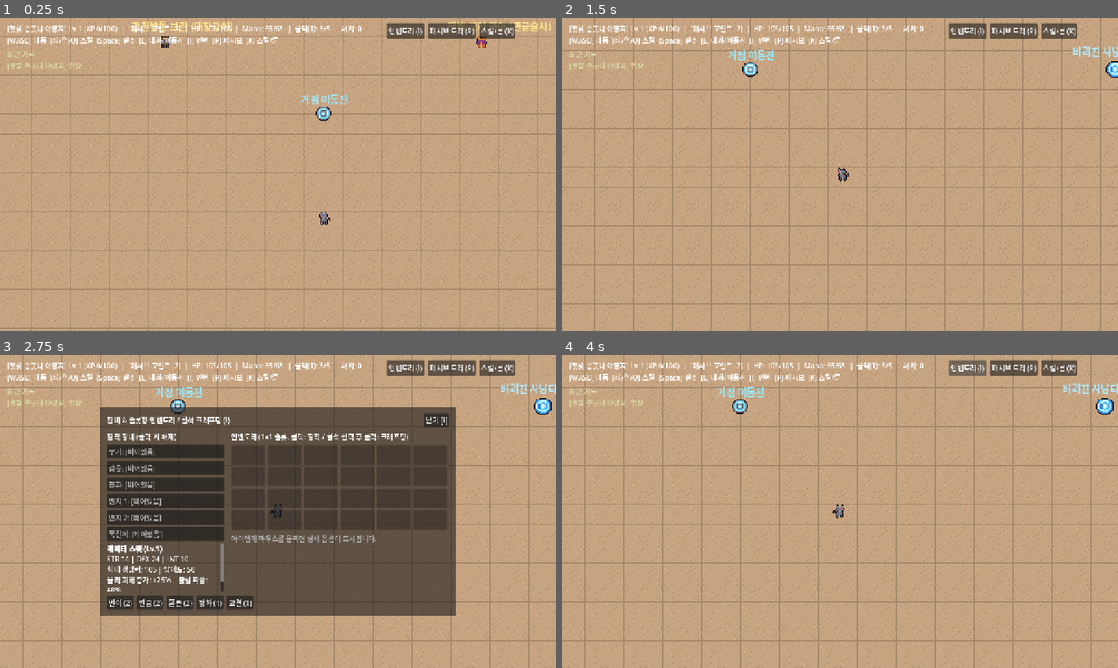
Above: before the commit, frames 1-4 (two rows, left to right).
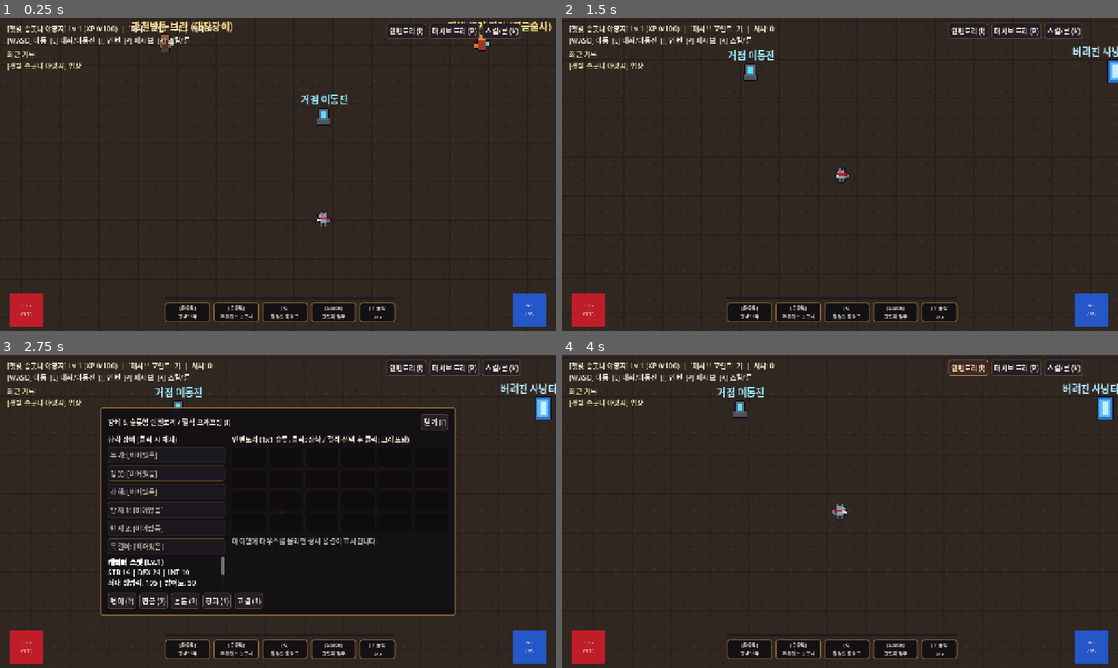
Above: after the commit, the same moments.

Repository: PigPenguinMan/HSG
Game: Godot game, scene res://scenes/Arena.tscn
Two runs of this game, one before a commit and one after it. Both use one fixed random seed, a clock stepped at 60 frames per second and the inputs below.
Inputs (mouse positions are in pixels of both pictures, inside the frame that each line leads up to):
- Up to frame 1 (0.25 s): no input
- Up to frame 2 (1.5 s): tap Enter at 0.5 s; move the mouse to (962, 158) at 0.52 s; hold D (move_right) 0.53-1.25 s; hold Q 0.53-1.25 s; click (962, 158) at 0.67 s; drag from (728, 190) to (762, 71) at 1.27 s
- Up to frame 3 (2.75 s): move the mouse to (333, 442) at 2.02 s; hold D (move_right) from 2.03 s (still down); tap I at 2.1 s; click (333, 442) at 2.17 s
- Up to frame 4 (4 s): release D (move_right) at 2.75 s; drag from (812, 574) to (1106, 408) at 2.77 s; click "인벤토리 (I)" at 3.5 s

The runs differ from the first frame. In frame 1, 100% of the frame differs, in the area x 0-100%, y 0-100%; in frame 2, 100%; in frame 3, 95%; in frame 4, 100%.

Commit message:
feat(art,ui): upgrade to 32x32/48x48 animated pixel sprites and PoE1 dark-fantasy orb HUD

Diff:
--- a/src/actors/boss_brun.gd
+++ b/src/actors/boss_brun.gd
@@ -24,7 +24,7 @@
 	xp_reward = 300
 	knockback_resist = 0.85
 	sprite_path = "res://assets/sprites/boss_brun.png"
-	sprite_scale = 1.4
+	sprite_scale = 1.1
 	base_color = Color(0.55, 0.14, 0.18)
 
 
--- a/src/actors/enemy.gd
+++ b/src/actors/enemy.gd
@@ -17,7 +17,7 @@
 var body_size: float = 18.0
 var base_color: Color = Color(0.65, 0.22, 0.22)
 var sprite_path: String = "res://assets/sprites/enemy_feral.png"
-var sprite_scale: float = 1.1
+var sprite_scale: float = 1.0
 var knockback_resist: float = 0.0
 
 var bleed_dps: float = 0.0
@@ -31,6 +31,7 @@
 var _hp_bar: ColorRect
 var _flash_timer: float = 0.0
 var _knockback_vel: Vector2 = Vector2.ZERO
+var _anim_timer: float = 0.0
 
 
 func _ready() -> void:
@@ -54,6 +55,7 @@
 
 	_visual = Sprite2D.new()
 	_visual.texture = load(sprite_path)
+	_visual.hframes = 2
 	_visual.scale = Vector2(sprite_scale, sprite_scale)
 	add_child(_visual)
 
@@ -75,7 +77,7 @@
 		xp_reward = 90
 		knockback_resist = 0.5
 		sprite_path = "res://assets/sprites/enemy_rare.png"
-		sprite_scale = 1.2
+		sprite_scale = 1.05
 		base_color = Color(0.85, 0.65, 0.15)
 
 
@@ -84,6 +86,13 @@
 		_flash_timer -= delta
 		if _flash_timer <= 0.0:
 			_visual.modulate = Color.WHITE
+
+	_anim_timer += delta
+	if _anim_timer >= 0.22:
+		_anim_timer = 0.0
+		_visual.frame = 1 - _visual.frame
+	if absf(velocity.x) > 5.0:
+		_visual.flip_h = velocity.x < 0.0
 
 	_knockback_vel = _knockback_vel.move_toward(Vector2.ZERO, 950.0 * delta)
 
--- a/src/actors/enemy_projectile.gd
+++ b/src/actors/enemy_projectile.gd
@@ -17,10 +17,9 @@
 	col.shape = circle
 	add_child(col)
 
-	var vis := ColorRect.new()
-	vis.size = Vector2(12, 12)
-	vis.position = Vector2(-6, -6)
-	vis.color = Color(0.95, 0.18, 0.22)
+	var vis := Sprite2D.new()
+	vis.texture = load("res://assets/sprites/proj_blood.png")
+	vis.rotation = direction.angle()
 	add_child(vis)
 
 	body_entered.connect(_on_body_entered)
--- a/src/actors/player.gd
+++ b/src/actors/player.gd
@@ -59,6 +59,7 @@
 var _hitstop_active: bool = false
 var _hurt_flash_timer: float = 0.0
 var _dash_hit_ids: Dictionary = {}
+var _anim_timer: float = 0.0
 
 var skills_db: Dictionary = {}
 var runes_db: Dictionary = {}
@@ -254,9 +255,17 @@
 	velocity = input_dir * move_speed
 	move_and_slide()
 
+	if _body_node is Sprite2D:
+		var spr := _body_node as Sprite2D
+		_anim_timer += delta
+		var interval := 0.16 if input_dir != Vector2.ZERO else 0.42
+		if _anim_timer >= interval:
+			_anim_timer = 0.0
+			spr.frame = 1 - spr.frame
+
 	var mouse_dir := (get_global_mouse_position() - global_position).normalized()
 	if mouse_dir.x != 0.0:
-		_body_node.scale.x = 1.2 if mouse_dir.x >= 0.0 else -1.2
+		_body_node.scale.x = 1.0 if mouse_dir.x >= 0.0 else -1.0
 
 	if Input.is_action_just_pressed("skill_dash") and _dash_cd <= 0.0:
 		_dash_dir = mouse_dir if input_dir == Vector2.ZERO else input_dir
@@ -571,6 +580,7 @@
 func _build_wolf_pixel_sprite() -> void:
 	var spr := Sprite2D.new()
 	spr.texture = load("res://assets/sprites/wolf_player.png")
-	spr.scale = Vector2(1.2, 1.2)
+	spr.hframes = 2
+	spr.scale = Vector2(1.0, 1.0)
 	add_child(spr)
 	_body_node = spr
--- a/src/actors/projectile.gd
+++ b/src/actors/projectile.gd
@@ -22,20 +22,8 @@
 	shape.shape = circle
 	add_child(shape)
 
-	var visual := Polygon2D.new()
-	if aoe_radius > 0.0:
-		var pts := PackedVector2Array()
-		for i in range(10):
-			pts.append(Vector2.from_angle(TAU * float(i) / 10.0) * 8.0)
-		visual.polygon = pts
-	else:
-		visual.polygon = PackedVector2Array([
-			Vector2(8, 0),
-			Vector2(-5, -4),
-			Vector2(-3, 0),
-			Vector2(-5, 4),
-		])
-	visual.color = color
+	var visual := Sprite2D.new()
+	visual.texture = load("res://assets/sprites/proj_orb.png" if aoe_radius > 0.0 else "res://assets/sprites/proj_fang.png")
 	visual.rotation = direction.angle()
 	add_child(visual)
 
--- /dev/null
+++ b/src/ui/dark_fantasy_theme.gd
@@ -0,0 +1,42 @@
+class_name DarkFantasyTheme
+extends RefCounted
+
+
+static func build() -> Theme:
+	var t := Theme.new()
+
+	var panel := StyleBoxFlat.new()
+	panel.bg_color = Color(0.07, 0.06, 0.08, 0.94)
+	panel.border_color = Color(0.56, 0.42, 0.22)
+	panel.set_border_width_all(2)
+	panel.set_corner_radius_all(6)
+	t.set_stylebox("panel", "PanelContainer", panel)
+
+	var btn_normal := StyleBoxFlat.new()
+	btn_normal.bg_color = Color(0.14, 0.12, 0.16)
+	btn_normal.border_color = Color(0.42, 0.32, 0.18)
+	btn_normal.set_border_width_all(1)
+	btn_normal.set_corner_radius_all(4)
+	btn_normal.set_content_margin_all(6)
+	t.set_stylebox("normal", "Button", btn_normal)
+
+	var btn_hover := btn_normal.duplicate() as StyleBoxFlat
+	btn_hover.bg_color = Color(0.25, 0.15, 0.17)
+	btn_hover.border_color = Color(0.82, 0.63, 0.30)
+	t.set_stylebox("hover", "Button", btn_hover)
+
+	var btn_pressed := btn_normal.duplicate() as StyleBoxFlat
+	btn_pressed.bg_color = Color(0.09, 0.07, 0.10)
+	btn_pressed.border_color = Color(0.95, 0.75, 0.35)
+	t.set_stylebox("pressed", "Button", btn_pressed)
+
+	var btn_disabled := btn_normal.duplicate() as StyleBoxFlat
+	btn_disabled.bg_color = Color(0.09, 0.08, 0.10, 0.65)
+	btn_disabled.border_color = Color(0.25, 0.20, 0.15, 0.5)
+	t.set_stylebox("disabled", "Button", btn_disabled)
+
+	t.set_color("font_color", "Label", Color(0.92, 0.88, 0.80))
+	t.set_color("font_color", "Button", Color(0.93, 0.88, 0.78))
+	t.set_color("font_hover_color", "Button", Color(1.0, 0.90, 0.55))
+	t.set_color("font_disabled_color", "Button", Color(0.50, 0.46, 0.42))
+	return t
--- a/src/world/arena.gd
+++ b/src/world/arena.gd
@@ -24,6 +24,7 @@
 var _near_waypoint: bool = false
 
 const SkillPanelScript := preload("res://src/ui/skill_panel.gd")
+const DarkFantasyThemeScript := preload("res://src/ui/dark_fantasy_theme.gd")
 
 var _inv_panel: InventoryPanel
 var _tree_panel: PassiveTreePanel
@@ -36,6 +37,14 @@
 var _boss_bar_box: VBoxContainer
 var _boss_hp_bar: ColorRect
 
+var _hp_orb_fill: ColorRect
+var _hp_orb_label: Label
+var _mana_orb_fill: ColorRect
+var _mana_orb_label: Label
+var _xp_bar_fill: ColorRect
+var _flask_badge: Label
+var _skill_bar_labels: Dictionary = {}
+
 
 func _ready() -> void:
 	_item_gen.load_affixes_from_json_file("res://data/affixes.json")
@@ -47,6 +56,7 @@
 	_player = Player.new()
 	_player.stats_changed.connect(_on_player_stats_changed)
 	_player.player_died.connect(_on_player_died)
+	_player.rpg_state_changed.connect(_refresh_skill_bar)
 	add_child(_player)
 
 	_build_ui()
@@ -66,7 +76,11 @@
 
 
 func _build_ui() -> void:
+	var ui_theme := DarkFantasyThemeScript.build()
+	$HUD/MarginContainer.theme = ui_theme
+
 	var btn_bar := HBoxContainer.new()
+	btn_bar.theme = ui_theme
 	btn_bar.anchor_left = 1.0
 	btn_bar.anchor_right = 1.0
 	btn_bar.offset_left = -390
@@ -96,6 +110,7 @@
 
 	# Boss HP bar (top-center)
 	_boss_bar_box = VBoxContainer.new()
+	_boss_bar_box.theme = ui_theme
 	_boss_bar_box.anchor_left = 0.5
 	_boss_bar_box.anchor_right = 0.5
 	_boss_bar_box.offset_left = -180
@@ -120,22 +135,25 @@
 	_boss_hp_bar.color = Color(0.85, 0.16, 0.16)
 	bar_bg.add_child(_boss_hp_bar)
 
-	# Bottom interaction prompt
+	# Bottom interaction prompt (above skill bar)
 	_prompt_label = Label.new()
 	_prompt_label.anchor_left = 0.5
 	_prompt_label.anchor_right = 0.5
 	_prompt_label.anchor_top = 1.0
 	_prompt_label.anchor_bottom = 1.0
-	_prompt_label.offset_left = -200
-	_prompt_label.offset_right = 200
-	_prompt_label.offset_top = -52
-	_prompt_label.offset_bottom = -20
+	_prompt_label.offset_left = -220
+	_prompt_label.offset_right = 220
+	_prompt_label.offset_top = -126
+	_prompt_label.offset_bottom = -96
 	_prompt_label.horizontal_alignment = HORIZONTAL_ALIGNMENT_CENTER
 	_prompt_label.add_theme_color_override("font_color", Color(1.0, 0.9, 0.45))
 	_prompt_label.visible = false
 	hud_layer.add_child(_prompt_label)
 
+	_build_bottom_hud(ui_theme)
+
 	var center := CenterContainer.new()
+	center.theme = ui_theme
 	center.set_anchors_preset(Control.PRESET_FULL_RECT)
 	center.mouse_filter = Control.MOUSE_FILTER_IGNORE
 	hud_layer.add_child(center)
@@ -384,10 +402,9 @@
 	col.shape = circle
 	area.add_child(col)
 
-	var vis := ColorRect.new()
-	vis.size = Vector2(22, 22)
-	vis.position = Vector2(-11, -11)
-	vis.color = Color(0.5, 0.5, 0.55)
+	var vis := Sprite2D.new()
+	vis.texture = load("res://assets/sprites/checkpoint.png")
+	vis.modulate = Color(0.65, 0.65, 0.7)
 	area.add_child(vis)
 
 	var lbl := Label.new()
@@ -399,7 +416,7 @@
 		if body == _player:
 			_respawn_zone = _current_zone_id
 			_respawn_pos = pos
-			vis.color = Color(1.0, 0.85, 0.25)
+			vis.modulate = Color(1.25, 1.1, 0.75)
 			_push_log("체크포인트 저장됨")
 	)
 	_zone_root.add_child(area)
@@ -703,9 +720,153 @@
 	call_deferred("_enter_zone", _respawn_zone, _respawn_pos)
 
 
+func _build_bottom_hud(ui_theme: Theme) -> void:
+	var bottom := Control.new()
+	bottom.theme = ui_theme
+	bottom.anchor_top = 1.0
+	bottom.anchor_bottom = 1.0
+	bottom.anchor_right = 1.0
+	bottom.offset_top = -96
+	bottom.mouse_filter = Control.MOUSE_FILTER_IGNORE
+	hud_layer.add_child(bottom)
+
+	var life_orb := _make_orb(Color(0.75, 0.12, 0.16), Color(0.72, 0.48, 0.22))
+	life_orb["frame"].position = Vector2(22, 8)
+	bottom.add_child(life_orb["frame"])
+	_hp_orb_fill = life_orb["fill"]
+	_hp_orb_label = life_orb["label"]
+
+	var mana_orb := _make_orb(Color(0.14, 0.34, 0.78), Color(0.45, 0.58, 0.82))
+	mana_orb["frame"].anchor_left = 1.0
+	mana_orb["frame"].anchor_right = 1.0
+	mana_orb["frame"].offset_left = -100
+	mana_orb["frame"].offset_right = -22
+	mana_orb["frame"].offset_top = 8
+	mana_orb["frame"].offset_bottom = 86
+	bottom.add_child(mana_orb["frame"])
+	_mana_orb_fill = mana_orb["fill"]
+	_mana_orb_label = mana_orb["label"]
+
+	var center_box := VBoxContainer.new()
+	center_box.anchor_left = 0.5
+	center_box.anchor_right = 0.5
+	center_box.offset_left = -260
+	center_box.offset_right = 260
+	center_box.offset_top = 18
+	center_box.add_theme_constant_override("separation", 6)
+	bottom.add_child(center_box)
+
+	var xp_bg := ColorRect.new()
+	xp_bg.custom_minimum_size = Vector2(520, 6)
+	xp_bg.color = Color(0.12, 0.10, 0.14, 0.9)
+	center_box.add_child(xp_bg)
+
+	_xp_bar_fill = ColorRect.new()
+	_xp_bar_fill.size = Vector2(0, 6)
+	_xp_bar_fill.color = Color(0.88, 0.72, 0.26)
+	xp_bg.add_child(_xp_bar_fill)
+
+	var bar := HBoxContainer.new()
+	bar.alignment = BoxContainer.ALIGNMENT_CENTER
+	bar.add_theme_constant_override("separation", 8)
+	center_box.add_child(bar)
+
+	for slot_key in ["LMB", "RMB", "Q", "SPACE"]:
+		var slot_panel := PanelContainer.new()
+		slot_panel.custom_minimum_size = Vector2(104, 46)
+		slot_panel.mouse_filter = Control.MOUSE_FILTER_IGNORE
+		bar.add_child(slot_panel)
+
+		var lbl := Label.new()
+		lbl.horizontal_alignment = HORIZONTAL_ALIGNMENT_CENTER
+		lbl.vertical_alignment = VERTICAL_ALIGNMENT_CENTER
+		lbl.add_theme_font_size_override("font_size", 11)
+		slot_panel.add_child(lbl)
+		_skill_bar_labels[slot_key] = lbl
+
+	var flask_panel := PanelContainer.new()
+	flask_panel.custom_minimum_size = Vector2(82, 46)
+	flask_panel.mouse_filter = Control.MOUSE_FILTER_IGNORE
+	bar.add_child(flask_panel)
+
+	_flask_badge = Label.new()
+	_flask_badge.horizontal_alignment = HORIZONTAL_ALIGNMENT_CENTER
+	_flask_badge.vertical_alignment = VERTICAL_ALIGNMENT_CENTER
+	_flask_badge.add_theme_font_size_override("font_size", 11)
+	_flask_badge.text = "[1] 물약\n3/5"
+	flask_panel.add_child(_flask_badge)
+
+	_refresh_skill_bar()
+
+
+func _make_orb(fill_col: Color, border_col: Color) -> Dictionary:
+	var frame := Panel.new()
+	frame.size = Vector2(78, 78)
+	frame.clip_contents = true
+	frame.mouse_filter = Control.MOUSE_FILTER_IGNORE
+
+	var sb := StyleBoxFlat.new()
+	sb.bg_color = Color(0.06, 0.05, 0.07, 0.92)
+	sb.border_color = border_col
+	sb.set_border_width_all(2)
+	sb.set_corner_radius_all(39)
+	frame.add_theme_stylebox_override("panel", sb)
+
+	var fill := ColorRect.new()
+	fill.size = Vector2(78, 78)
+	fill.color = fill_col
+	fill.mouse_filter = Control.MOUSE_FILTER_IGNORE
+	frame.add_child(fill)
+
+	var lbl := Label.new()
+	lbl.size = Vector2(78, 78)
+	lbl.horizontal_alignment = HORIZONTAL_ALIGNMENT_CENTER
+	lbl.vertical_alignment = VERTICAL_ALIGNMENT_CENTER
+	lbl.add_theme_font_size_override("font_size", 12)
+	frame.add_child(lbl)
+
+	return {"frame": frame, "fill": fill, "label": lbl}
+
+
+func _refresh_skill_bar() -> void:
+	if _player == null or _skill_bar_labels.is_empty():
+		return
+	var key_names := {"LMB": "좌클릭", "RMB": "우클릭", "Q": "Q", "SPACE": "Space"}
+	for sk in ["LMB", "RMB", "Q", "SPACE"]:
+		var slot: Dictionary = _player.skill_slots.get(sk, {})
+		var sid := str(slot.get("skill_id", ""))
+		var sname := str(_player.skills_db.get(sid, {}).get("name", sid))
+		var lbl: Label = _skill_bar_labels[sk]
+		lbl.text = "[%s]\n%s" % [key_names[sk], sname]
+
+
 func _on_player_stats_changed(hp: float, max_hp: float, mana: float, max_mana: float, flask: int, lv: int, cur_xp: int, next_xp: int) -> void:
 	var zname := str(_zones.get(_current_zone_id, {}).get("name", _current_zone_id))
 	var pts_text := "  |  [패시브 포인트: %d]" % _player.passive_points if _player.passive_points > 0 else ""
-	hud_label.text = "[%s] Lv.%d (XP %d/%d)%s  |  HP: %d/%d  |  Mana: %d/%d  |  물약(1): %d/5  |  처치: %d\n[WASD] 이동  [좌/우/Q] 스킬  [Space] 질주  [E] 대화/이동진  [I] 인벤  [P] 패시브  [K] 스킬/룬" % [
-		zname, lv, cur_xp, next_xp, pts_text, int(hp), int(max_hp), int(mana), int(max_mana), flask, _kills
+	hud_label.text = "[%s] Lv.%d (XP %d/%d)%s  |  처치: %d\n[WASD] 이동  [E] 대화/이동진  [I] 인벤  [P] 패시브  [K] 스킬/룬" % [
+		zname, lv, cur_xp, next_xp, pts_text, _kills
 	]
+
+	if _hp_orb_fill != null:
+		var hp_ratio := clampf(hp / maxf(1.0, max_hp), 0.0, 1.0)
+		_hp_orb_fill.position.y = 78.0 * (1.0 - hp_ratio)
+		_hp_orb_fill.size.y = 78.0 * hp_ratio
+		_hp_orb_label.text = "%d\n/%d" % [int(hp), int(max_hp)]
+
+	if _mana_orb_fill != null:
+		if _player.stats.has_flag("BLOODTHIRST"):
+			_mana_orb_fill.position.y = 0.0
+			_mana_orb_fill.size.y = 78.0
+			_mana_orb_fill.color = Color(0.28, 0.06, 0.08)
+			_mana_orb_label.text = "피의\n갈증"
+		else:
+			var m_ratio := clampf(mana / maxf(1.0, max_mana), 0.0, 1.0)
+			_mana_orb_fill.color = Color(0.14, 0.34, 0.78)
+			_mana_orb_fill.position.y = 78.0 * (1.0 - m_ratio)
+			_mana_orb_fill.size.y = 78.0 * m_ratio
+			_mana_orb_label.text = "%d\n/%d" % [int(mana), int(max_mana)]
+
+	if _xp_bar_fill != null:
+		_xp_bar_fill.size.x = 520.0 * clampf(float(cur_xp) / float(maxi(1, next_xp)), 0.0, 1.0)
+	if _flask_badge != null:
+		_flask_badge.text = "[1] 물약\n%d/5" % flask
--- a/src/world/loot_drop.gd
+++ b/src/world/loot_drop.gd
@@ -28,10 +28,12 @@
 		beam.color = Color(color.r, color.g, color.b, 0.45)
 		add_child(beam)
 
-	var icon := ColorRect.new()
-	icon.size = Vector2(12, 12)
-	icon.position = Vector2(-6, -6)
-	icon.color = color
+	var slot := str(item_data.get("slot", "weapon")).to_lower()
+	if slot.begins_with("ring"):
+		slot = "ring"
+	var tex_path := "res://assets/sprites/loot_%s.png" % slot
+	var icon := Sprite2D.new()
+	icon.texture = load(tex_path if ResourceLoader.exists(tex_path) else "res://assets/sprites/loot_weapon.png")
 	add_child(icon)
 
 	var label := Label.new()
Binary file changed: assets/sprites/boss_brun.png
Binary file added: assets/sprites/checkpoint.png
Binary file changed: assets/sprites/enemy_feral.png
Binary file changed: assets/sprites/enemy_rare.png
Binary file changed: assets/sprites/ground_tile.png
Binary file added: assets/sprites/loot_amulet.png
Binary file added: assets/sprites/loot_armour.png
Binary file added: assets/sprites/loot_boots.png
Binary file added: assets/sprites/loot_ring.png
Binary file added: assets/sprites/loot_weapon.png
Binary file changed: assets/sprites/npc_bram.png
Binary file changed: assets/sprites/npc_hor.png
(and 7 more such lines)
